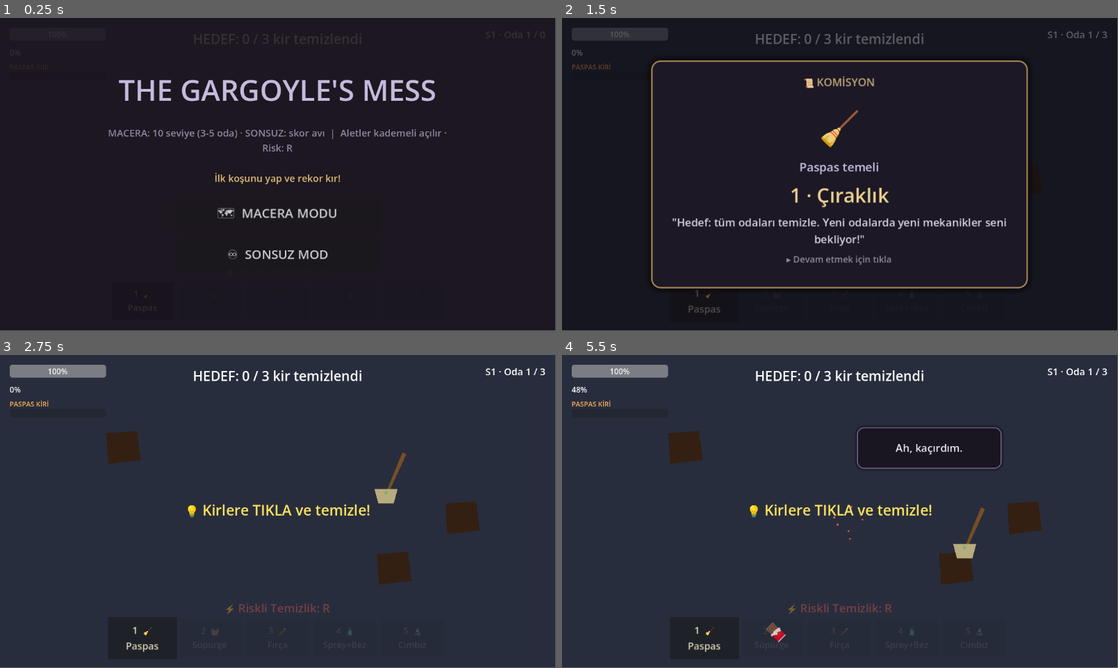
Above: before the commit, frames 1-4 (two rows, left to right).
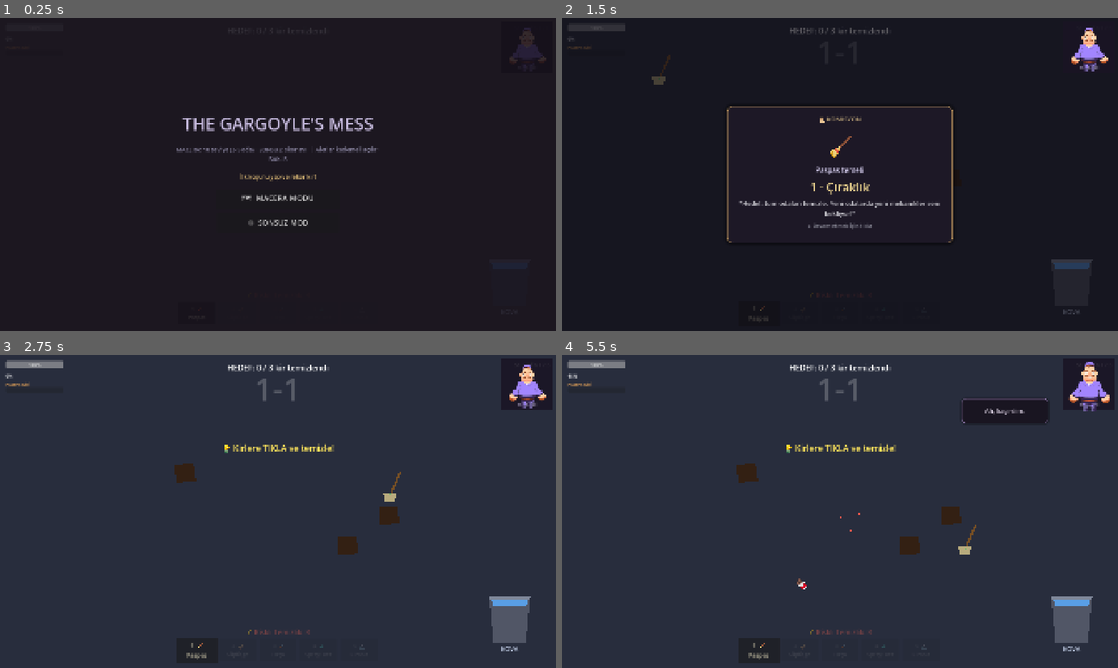
Above: after the commit, the same moments.

Repository: eddygraws/messy-janitor
Game: Godot game, scene res://node_2d.tscn
Same seed, same stepped clock (60 frames per second), same inputs: the game is played once before the commit and once after it.
Inputs (mouse positions are in pixels of both pictures, inside the frame that each line leads up to):
- Up to frame 1 (0.25 s): no input
- Up to frame 2 (1.5 s): click "🗺 MACERA MODU" at 0.5 s; click "Seviye 1 Yeni!" at 1.25 s
- Up to frame 3 (2.75 s): tap Enter at 2, 2.1 s; move the mouse to (400, 495) at 2.02 s; click (400, 495) at 2.17 s
- Up to frame 4 (5.5 s): drag from (728, 527) to (812, 574) at 2.77 s; move the mouse to (895, 442) at 3.52 s; hold Shift 3.53-4.25 s; click (895, 442) at 3.67 s; drag from (812, 574) to (673, 464) at 4.27 s; move the mouse to (1006, 558) at 5.02 s; tap 1 at 5.1 s; click (1006, 558) at 5.17 s
In our replay, the window is 799x449 before the commit and 800x450 after it. These sizes can differ from the game's own. Grey fills any space a smaller window leaves; there, only what the larger window draws over its background counts as a difference.

The runs differ from the first frame. In frame 1, 4.6% of the frame differs, in the area x 19-98%, y 4-78%; in frame 2, 6.7%; in frame 3, 7.0%; in frame 4, 11%, in the area x 0-99%, y 1-98%.

Commit message:
mc portresi eklendi

Diff:
--- a/juice/juice_director.gd
+++ b/juice/juice_director.gd
@@ -6,7 +6,7 @@
 @export var stress_path: NodePath = ^"../StressComponent"
 @export var router_path: NodePath = ^"../CursorClickerRouter"
 @export var tempo_path: NodePath = ^"../TempoDirector"
-@export var portrait_path: NodePath = ^"../UI/KarakterPortresi"
+@export var portrait_path: NodePath = ^"../UI/PortraitDock/KarakterPortresi"
 @export var break_stress: float = 18.0
 
 var _shake: ScreenShake
--- a/node_2d.tscn
+++ b/node_2d.tscn
@@ -17,6 +17,7 @@
 [ext_resource type="Script" uid="uid://dxvy8ub7u48fk" path="res://components/mop_bucket.gd" id="17_bucket"]
 [ext_resource type="Script" uid="uid://e3v5brs5cda5" path="res://systems/combo_component.gd" id="18_combo"]
 [ext_resource type="Script" uid="uid://b32r4gxbk6afa" path="res://systems/mold_spawner.gd" id="19_mold"]
+[ext_resource type="Texture2D" uid="uid://tgexjmcosit" path="res://assets/facial-features-complete.png" id="22_1fr6y"]
 [ext_resource type="Script" uid="uid://t2g0yl1ekftq" path="res://systems/equipment_component.gd" id="22_equip"]
 [ext_resource type="Script" uid="uid://cmqhgoa4t0cd8" path="res://ui/equipment_bar.gd" id="23_eqbar"]
 [ext_resource type="Script" uid="uid://bx7rt3pjwxs62" path="res://ui/character_portrait.gd" id="24_portrait"]
@@ -145,10 +146,50 @@
 offset_bottom = 47.0
 value = 100.0
 
-[node name="KarakterPortresi" type="Sprite2D" parent="UI" unique_id=350438037]
-position = Vector2(1800, 100)
-scale = Vector2(1.1, 1.1)
+[node name="PortraitDock" type="Control" parent="UI" unique_id=350438036]
+z_index = 10
+layout_mode = 3
+anchors_preset = 1
+anchor_left = 1.0
+anchor_right = 1.0
+offset_left = -188.0
+offset_top = 12.0
+offset_right = -12.0
+offset_bottom = 188.0
+grow_horizontal = 0
+mouse_filter = 2
+
+[node name="Frame" type="ColorRect" parent="UI/PortraitDock" unique_id=350438038]
+layout_mode = 1
+anchors_preset = 15
+anchor_right = 1.0
+anchor_bottom = 1.0
+grow_horizontal = 2
+grow_vertical = 2
+mouse_filter = 2
+color = Color(0.1, 0.08, 0.14, 0.88)
+
+[node name="Caption" type="Label" parent="UI/PortraitDock" unique_id=350438040]
+layout_mode = 1
+anchors_preset = 12
+anchor_top = 1.0
+anchor_right = 1.0
+anchor_bottom = 1.0
+offset_top = -22.0
+grow_horizontal = 2
+grow_vertical = 0
+theme_override_colors/font_color = Color(0.75, 0.7, 0.85, 0.8)
+theme_override_font_sizes/font_size = 11
+text = "TEMİZLEYİCİ"
+horizontal_alignment = 1
+
+[node name="KarakterPortresi" type="Sprite2D" parent="UI/PortraitDock" unique_id=350438037]
+position = Vector2(88, 82)
+scale = Vector2(1.35, 1.35)
 script = ExtResource("24_portrait")
+portrait_atlas = ExtResource("22_1fr6y")
+use_placeholder = false
+apply_tint = false
 
 [node name="StersYuzdeLAbel" type="Label" parent="UI" unique_id=1896669479]
 offset_left = 20.0
--- a/project.godot
+++ b/project.godot
@@ -14,6 +14,12 @@
 run/main_scene="uid://cp32j57bmrg12"
 config/features=PackedStringArray("4.6", "Forward Plus")
 config/icon="res://icon.svg"
+
+[display]
+
+window/size/viewport_width=1920
+window/size/viewport_height=1080
+window/stretch/mode="canvas_items"
 
 [editor_plugins]
 
--- a/ui/character_portrait.gd
+++ b/ui/character_portrait.gd
@@ -1,28 +1,35 @@
 class_name CharacterPortraitUI
 extends Sprite2D
 
-# Pre-rendered portre katmanı.
-# Atlas düzeni (yatay şerit, soldan sağa):
-#   0 Nötr | 1 Stresli | 2 Panik | 3 Kritik | 4 Mutlu | 5 Patlama
-# Gerçek sprite hazır olunca @export portrait_atlas'a PNG ataman yeterli.
+# Pre-rendered portre — sağ üst köşede (PortraitDock içinde).
+# facial-features-complete.png atlas sırası (768×128, 6 kare):
+#   0 Nötr | 1 Mutlu | 2 Şaşkın | 3 Endişeli | 4 Şişmiş | 5 Max şişmiş
 
 enum Emotion { NEUTRAL, STRESSED, PANIC, CRITICAL, HAPPY, EXPLODED }
 
 const FRAME_COUNT := 6
-const FRAME_W := 128
-const FRAME_H := 128
-
-@export var stress_path: NodePath = ^"../../StressComponent"
-@export var combo_path: NodePath = ^"../../ComboComponent"
-@export var room_manager_path: NodePath = ^"../../RoomManager"
-
-@export var portrait_atlas: Texture2D          # opsiyonel: kendi PNG atlasın
-@export var use_placeholder: bool = true         # atlas yoksa kodla üret
-@export var max_swell: float = 1.35              # %100 stres scale
-@export var happy_hold: float = 1.35             # mutlu ifade süresi
+
+# Duygu → atlas kare indeksi (senin render sıran).
+const ATLAS_FRAMES := {
+	Emotion.NEUTRAL: 0,
+	Emotion.HAPPY: 1,
+	Emotion.PANIC: 2,
+	Emotion.STRESSED: 3,
+	Emotion.CRITICAL: 4,
+	Emotion.EXPLODED: 5,
+}
+
+@export var stress_path: NodePath = ^"../../../StressComponent"
+@export var combo_path: NodePath = ^"../../../ComboComponent"
+@export var room_manager_path: NodePath = ^"../../../RoomManager"
+
+@export var portrait_atlas: Texture2D
+@export var use_placeholder: bool = true
+@export var apply_tint: bool = false          # gerçek PNG'de genelde kapalı
+@export var max_swell: float = 1.28
+@export var happy_hold: float = 1.35
 @export var swell_speed: float = 8.0
 
-# Her duygu için baz renk tonu (flash sonrası geri döner).
 const EMOTION_TINTS := {
 	Emotion.NEUTRAL: Color(0.92, 0.94, 0.98),
 	Emotion.STRESSED: Color(1.0, 0.92, 0.78),
@@ -34,6 +41,8 @@
 
 var _stress: StressComponent
 var _atlas_tex: AtlasTexture
+var _frame_w: int = 128
+var _frame_h: int = 128
 var _base_scale: Vector2 = Vector2.ONE
 var _target_swell: float = 1.0
 var _current_swell: float = 1.0
@@ -43,8 +52,10 @@
 
 
 func _ready() -> void:
+	z_index = 1
 	_base_scale = scale
 	_setup_texture()
+	_center_in_parent()
 	_set_emotion(Emotion.NEUTRAL, true)
 
 	_stress = get_node_or_null(stress_path) as StressComponent
@@ -55,6 +66,8 @@
 		_stress.stress_critical.connect(_on_critical)
 		_stress.stress_exploded.connect(_on_exploded)
 		_on_stress_changed(_stress.current_stress, _stress.max_stress)
+	else:
+		push_warning("CharacterPortraitUI: StressComponent bulunamadı: %s" % stress_path)
 
 	var combo := get_node_or_null(combo_path) as ComboComponent
 	if combo != null:
@@ -65,16 +78,21 @@
 		room_manager.room_cleared.connect(func(_i: int, _r: Dictionary) -> void: _on_happy_burst(0))
 
 
+func _center_in_parent() -> void:
+	var dock := get_parent() as Control
+	if dock == null:
+		return
+	position = dock.size * 0.5
+
+
 func _process(delta: float) -> void:
 	if _exploded:
 		return
-
 	_current_swell = lerpf(_current_swell, _target_swell, clampf(delta * swell_speed, 0.0, 1.0))
 	scale = _base_scale * _current_swell
-
 	if _happy_until > 0.0:
 		_happy_until -= delta
-		if _happy_until <= 0.0 and not _exploded:
+		if _happy_until <= 0.0:
 			_refresh_emotion_from_stress()
 
 
@@ -83,8 +101,11 @@
 	if source == null and use_placeholder:
 		source = _build_placeholder_atlas()
 	if source == null:
-		push_warning("CharacterPortraitUI: atlas yok, placeholder kapalı.")
-		return
+		push_warning("CharacterPortraitUI: atlas yok.")
+		return
+
+	_frame_w = maxi(1, source.get_width() / FRAME_COUNT)
+	_frame_h = source.get_height()
 
 	_atlas_tex = AtlasTexture.new()
 	_atlas_tex.atlas = source
@@ -93,7 +114,8 @@
 
 
 func _frame_rect(emotion: Emotion) -> Rect2:
-	return Rect2(int(emotion) * FRAME_W, 0, FRAME_W, FRAME_H)
+	var idx: int = ATLAS_FRAMES.get(emotion, 0)
+	return Rect2(idx * _frame_w, 0, _frame_w, _frame_h)
 
 
 func _set_emotion(emotion: Emotion, instant: bool = false) -> void:
@@ -102,14 +124,13 @@
 	_emotion = emotion
 	if _atlas_tex != null:
 		_atlas_tex.region = _frame_rect(emotion)
-	var tint: Color = EMOTION_TINTS.get(emotion, Color.WHITE)
+	var tint: Color = EMOTION_TINTS.get(emotion, Color.WHITE) if apply_tint else Color.WHITE
 	if instant:
 		modulate = tint
 	else:
 		var tween := create_tween()
 		tween.tween_property(self, "modulate", tint, 0.18)\
 			.set_trans(Tween.TRANS_SINE).set_ease(Tween.EASE_OUT)
-
 	if emotion == Emotion.PANIC or emotion == Emotion.CRITICAL:
 		_nudge_pop()
 
@@ -117,12 +138,11 @@
 func _refresh_emotion_from_stress() -> void:
 	if _exploded or _stress == null:
 		return
-	var ratio := _stress.get_stress_ratio()
 	if _stress.is_in_panic():
 		_set_emotion(Emotion.PANIC)
-	elif ratio >= _stress.critical_threshold:
+	elif _stress.get_stress_ratio() >= _stress.critical_threshold:
 		_set_emotion(Emotion.CRITICAL)
-	elif ratio >= 0.35:
+	elif _stress.get_stress_ratio() >= 0.35:
 		_set_emotion(Emotion.STRESSED)
 	else:
 		_set_emotion(Emotion.NEUTRAL)
@@ -149,15 +169,15 @@
 
 func _on_critical() -> void:
 	_set_emotion(Emotion.CRITICAL)
-	_nudge_pop(1.25)
+	_nudge_pop(1.22)
 
 
 func _on_exploded() -> void:
 	_exploded = true
-	_target_swell = 1.55
+	_target_swell = 1.5
 	_set_emotion(Emotion.EXPLODED)
 	var tween := create_tween()
-	tween.tween_property(self, "scale", _base_scale * 1.7, 0.12)\
+	tween.tween_property(self, "scale", _base_scale * 1.65, 0.12)\
 		.set_trans(Tween.TRANS_BACK).set_ease(Tween.EASE_OUT)
 	tween.tween_property(self, "modulate:a", 0.35, 0.55)
 
@@ -167,7 +187,7 @@
 		return
 	_happy_until = happy_hold
 	_set_emotion(Emotion.HAPPY)
-	_nudge_pop(1.12)
+	_nudge_pop(1.1)
 
 
 func _nudge_pop(mult: float = 1.08) -> void:
@@ -178,108 +198,24 @@
 		.set_trans(Tween.TRANS_ELASTIC).set_ease(Tween.EASE_OUT)
 
 
-# JuiceDirector kısa flash sonrası duygu rengine geri dönsün.
 func restore_tint_after_flash() -> void:
-	if _atlas_tex == null:
-		return
-	var tint: Color = EMOTION_TINTS.get(_emotion, Color.WHITE)
-	modulate = tint
+	modulate = EMOTION_TINTS.get(_emotion, Color.WHITE) if apply_tint else Color.WHITE
 
 
 func _build_placeholder_atlas() -> ImageTexture:
-	var img := Image.create(FRAME_W * FRAME_COUNT, FRAME_H, false, Image.FORMAT_RGBA8)
+	var fw := 128
+	var img := Image.create(fw * FRAME_COUNT, fw, false, Image.FORMAT_RGBA8)
 	img.fill(Color(0, 0, 0, 0))
-
-	_paint_frame(img, Emotion.NEUTRAL, Color(0.55, 0.62, 0.58), Color(0.38, 0.44, 0.4))
-	_paint_frame(img, Emotion.STRESSED, Color(0.72, 0.58, 0.42), Color(0.55, 0.42, 0.28))
-	_paint_frame(img, Emotion.PANIC, Color(0.85, 0.55, 0.38), Color(0.65, 0.38, 0.25))
-	_paint_frame(img, Emotion.CRITICAL, Color(0.82, 0.32, 0.28), Color(0.58, 0.18, 0.16))
-	_paint_frame(img, Emotion.HAPPY, Color(0.45, 0.72, 0.52), Color(0.28, 0.55, 0.38))
-	_paint_frame(img, Emotion.EXPLODED, Color(0.35, 0.12, 0.14), Color(0.18, 0.06, 0.08))
-
-	var tex := ImageTexture.create_from_image(img)
-	return tex
-
-
-func _paint_frame(img: Image, emotion: Emotion, body: Color, shadow: Color) -> void:
-	var ox := int(emotion) * FRAME_W
-	var cx := ox + FRAME_W / 2
-	var cy := FRAME_H / 2
-
-	# Gövde (gargoyle silueti — low-poly his).
-	for y in FRAME_H:
-		for x in FRAME_W:
-			var px := ox + x
-			var dx := float(x) - FRAME_W * 0.5
-			var dy := float(y) - cy
-			if dx * dx + dy * dy < 46 * 46:
-				img.set_pixel(px, y, body)
-			elif dx * dx + dy * dy < 52 * 52:
-				img.set_pixel(px, y, shadow)
-
-	# Boynuzlar.
-	_fill_tri(img, Vector2i(cx - 28, cy - 38), Vector2i(cx - 14, cy - 58), Vector2i(cx - 6, cy - 36), shadow)
-	_fill_tri(img, Vector2i(cx + 28, cy - 38), Vector2i(cx + 14, cy - 58), Vector2i(cx + 6, cy - 36), shadow)
-
-	# Gözler.
-	var eye_y := cy - 8
-	var eye_col := Color(0.12, 0.14, 0.18)
-	match emotion:
-		Emotion.PANIC, Emotion.CRITICAL:
-			_fill_rect(img, Rect2i(cx - 22, eye_y - 6, 14, 14), Color(1.0, 0.95, 0.4))
-			_fill_rect(img, Rect2i(cx + 8, eye_y - 6, 14, 14), Color(1.0, 0.95, 0.4))
-		Emotion.HAPPY:
-			_fill_rect(img, Rect2i(cx - 20, eye_y - 2, 12, 6), eye_col)
-			_fill_rect(img, Rect2i(cx + 8, eye_y - 2, 12, 6), eye_col)
-		Emotion.EXPLODED:
-			pass
-		_:
-			_fill_rect(img, Rect2i(cx - 20, eye_y - 3, 12, 8), eye_col)
-			_fill_rect(img, Rect2i(cx + 8, eye_y - 3, 12, 8), eye_col)
-
-	# Ağız.
-	match emotion:
-		Emotion.HAPPY:
-			_fill_rect(img, Rect2i(cx - 16, cy + 18, 32, 6), Color(0.15, 0.12, 0.1))
-		Emotion.PANIC, Emotion.CRITICAL:
-			_fill_rect(img, Rect2i(cx - 10, cy + 20, 20, 12), Color(0.12, 0.08, 0.08))
-		Emotion.EXPLODED:
-			for i in 12:
-				img.set_pixel(cx + i - 6, cy + 10 + i, Color(1.0, 0.5, 0.2))
-				img.set_pixel(cx + i - 8, cy + 14 + i, Color(0.9, 0.3, 0.15))
-		Emotion.STRESSED:
-			_fill_rect(img, Rect2i(cx - 14, cy + 22, 28, 4), Color(0.15, 0.1, 0.08))
-		_:
-			_fill_rect(img, Rect2i(cx - 12, cy + 22, 24, 3), Color(0.15, 0.1, 0.08))
-
-
-func _fill_rect(img: Image, rect: Rect2i, col: Color) -> void:
-	for y in range(rect.position.y, rect.position.y + rect.size.y):
-		for x in range(rect.position.x, rect.position.x + rect.size.x):
-			if x >= 0 and y >= 0 and x < img.get_width() and y < img.get_height():
-				img.set_pixel(x, y, col)
-
-
-func _fill_tri(img: Image, a: Vector2i, b: Vector2i, c: Vector2i, col: Color) -> void:
-	var min_x := mini(a.x, mini(b.x, c.x))
-	var max_x := maxi(a.x, maxi(b.x, c.x))
-	var min_y := mini(a.y, mini(b.y, c.y))
-	var max_y := maxi(a.y, maxi(b.y, c.y))
-	for y in range(min_y, max_y + 1):
-		for x in range(min_x, max_x + 1):
-			if _point_in_tri(Vector2(x, y), Vector2(a), Vector2(b), Vector2(c)):
-				if x >= 0 and y >= 0 and x < img.get_width() and y < img.get_height():
-					img.set_pixel(x, y, col)
-
-
-func _point_in_tri(p: Vector2, a: Vector2, b: Vector2, c: Vector2) -> bool:
-	var d1 := _sign(p, a, b)
-	var d2 := _sign(p, b, c)
-	var d3 := _sign(p, c, a)
-	var has_neg := d1 < 0.0 or d2 < 0.0 or d3 < 0.0
-	var has_pos := d1 > 0.0 or d2 > 0.0 or d3 > 0.0
-	return not (has_neg and has_pos)
-
-
-func _sign(p1: Vector2, p2: Vector2, p3: Vector2) -> float:
-	return (p1.x - p3.x) * (p2.y - p3.y) - (p2.x - p3.x) * (p1.y - p3.y)
+	for e in ATLAS_FRAMES.keys():
+		_paint_placeholder_frame(img, e, ATLAS_FRAMES[e], fw)
+	return ImageTexture.create_from_image(img)
+
+
+func _paint_placeholder_frame(img: Image, _emotion: Emotion, index: int, fw: int) -> void:
+	var ox := index * fw
+	for y in fw:
+		for x in fw:
+			var dx := float(x) - fw * 0.5
+			var dy := float(y) - fw * 0.5
+			if dx * dx + dy * dy < 40 * 40:
+				img.set_pixel(ox + x, y, Color(0.5, 0.55, 0.5))
Binary file added: assets/facial-features-complete.png
Not shown, added: assets/facial-features-complete.png.import
Binary file added: assets/janitor-critical-128.png
Not shown, added: assets/janitor-critical-128.png.import
Binary file added: assets/janitor-happy-128.png
Not shown, added: assets/janitor-happy-128.png.import
Binary file added: assets/janitor-panicked-128.png
Not shown, added: assets/janitor-panicked-128.png.import
Binary file added: assets/janitor-pop-128.png
Not shown, added: assets/janitor-pop-128.png.import
